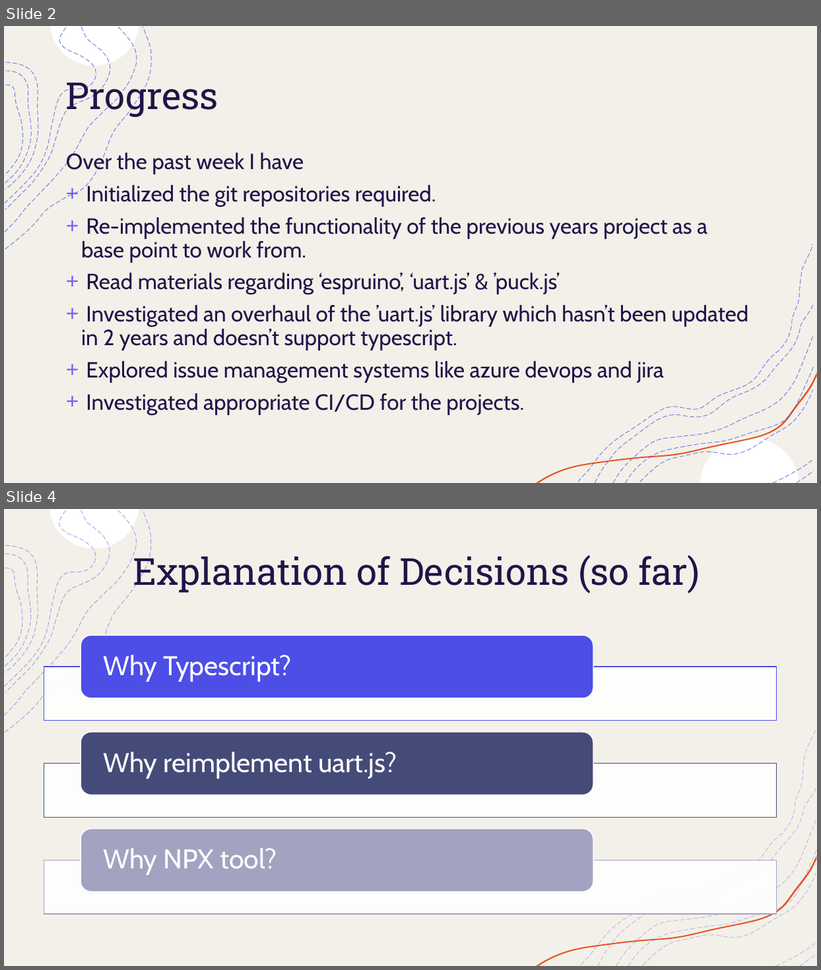
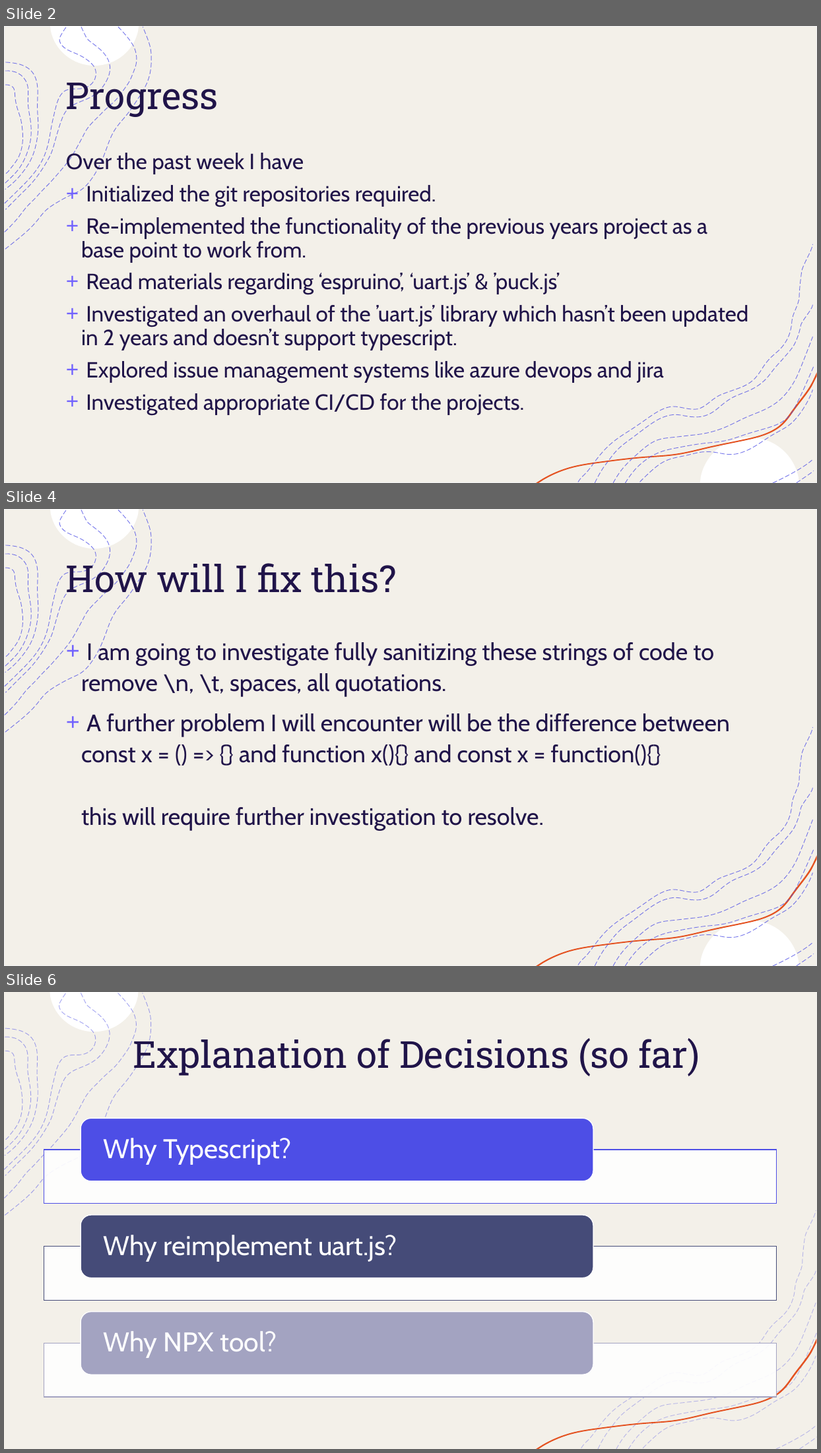
Before and after one commit to callummclu/dissertation, a slide deck: presentation/Week3_presentation.pptx. Shown one above the other, each under a label of ours: slides 2 and 4 before the commit, slides 2, 4 and 6 after it; the slides between them are not shown. The pictures are 821x970 and 821x1453 pixels, drawn with LibreOffice and Linux fonts; fonts in the diff are those of the drawing. Boxes give left, top, right and bottom in pixels: in the first picture for what was removed or moved away, otherwise in the second. Text is boxed around its words. In the diff, an @@ line names an element or a change of style, - is before the commit and + after.

```diff
--- a/presentation/Week3_presentation.pptx
+++ b/presentation/Week3_presentation.pptx
@@ slide 4 added at box(4, 509, 817, 966), background #FFFFFF; not listed: 18 template elements that a slide beside it also shows @@
@@ title added at box(66, 558, 397, 601), 44 pt, text #201449 @@
+How will I fix this?
@@ text added at box(81, 642, 730, 831), 28 pt, text #201449 @@
++ I am going to investigate fully sanitizing these strings of code to remove \n, \t, spaces, all quotations.
++ A further problem I will encounter will be the difference between const x = () => {} and function x(){} and const x = function(){}
+  this will require further investigation to resolve.
@@ what was slide 4 is now slide 6 @@
```
Also in this commit, not shown: 1 slide changed, 1 other slide added.
